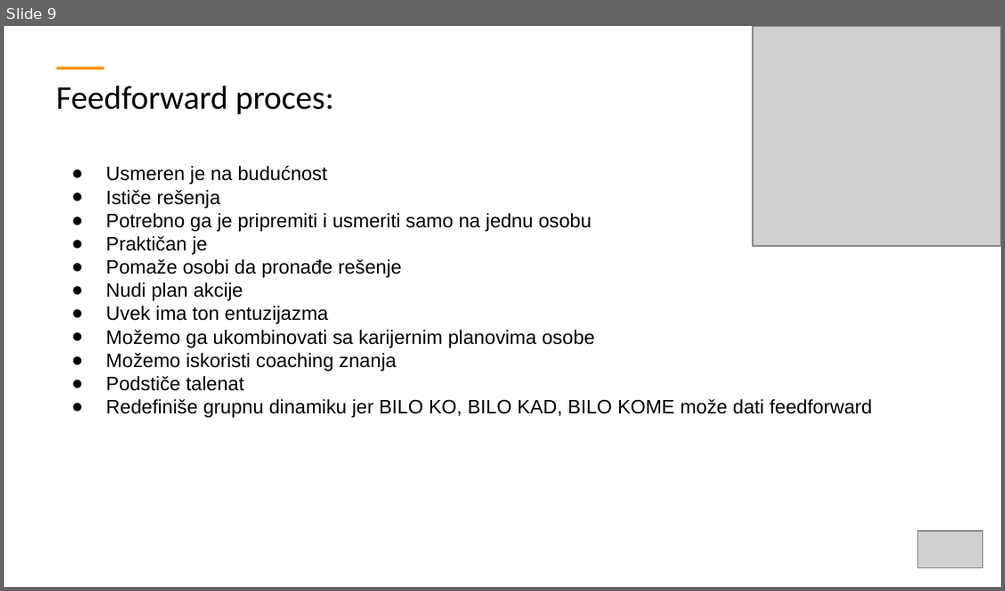
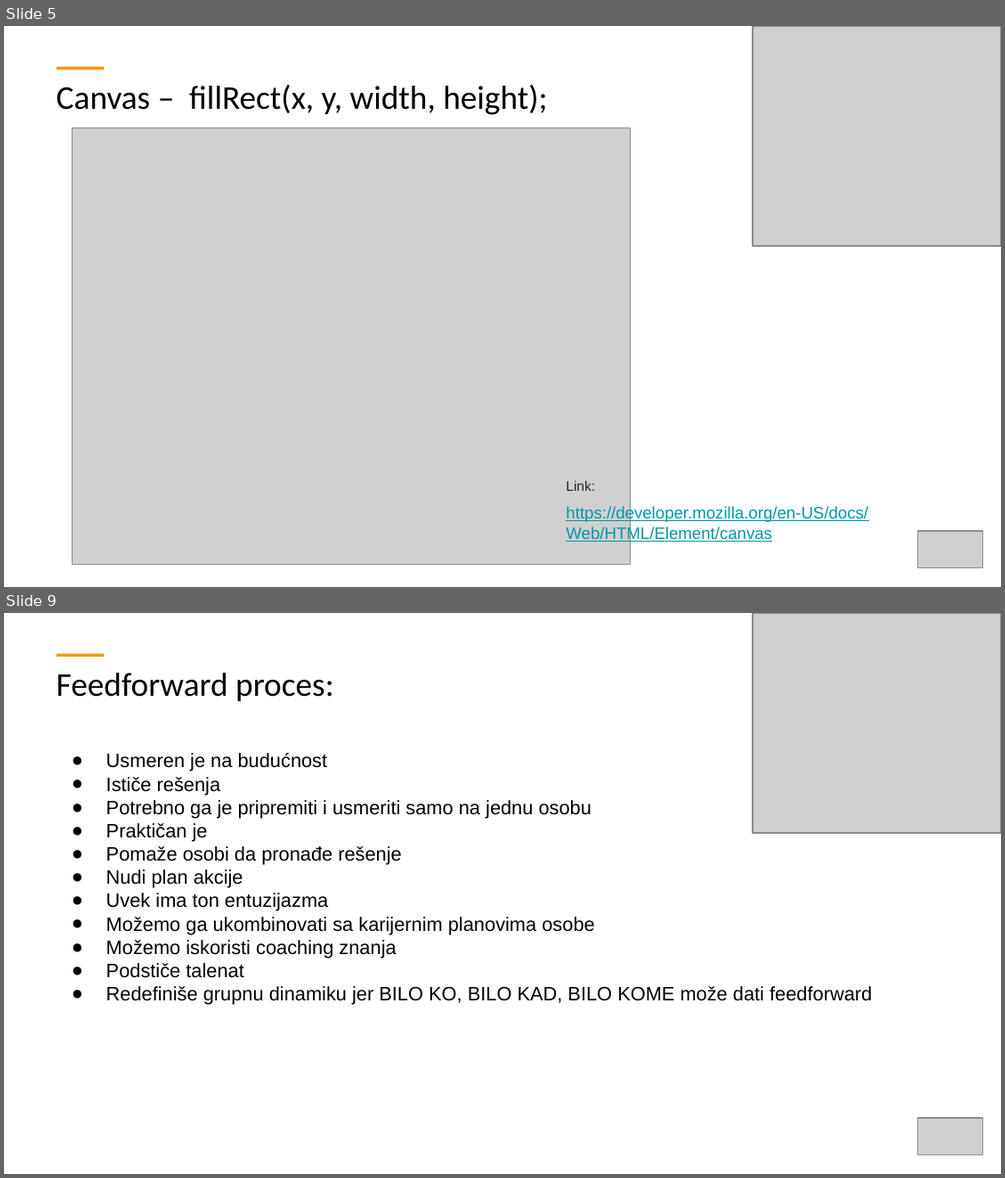
Before and after one commit to ObradovicZ/platformer, a slide deck: TemplateExample - white.pptx. Shown one above the other, each under a label of ours: slide 9 before the commit, slides 5 and 9 after it; the slides between them are not shown. The pictures are 1005x591 and 1005x1178 pixels, drawn with LibreOffice and Linux fonts; fonts in the diff are those of the drawing; grey boxes stand for pictures. Boxes give left, top, right and bottom in pixels: in the first picture for what was removed or moved away, otherwise in the second. Text is boxed around its words. In the diff, an @@ line names an element or a change of style, - is before the commit and + after.

```diff
--- a/TemplateExample - white.pptx
+++ b/TemplateExample - white.pptx
@@ slide 5 added at (4, 26, 1001, 587), background #FFFFFF; not listed: 1 template element that a slide beside it also shows @@
@@ picture added at (752, 26, 1001, 245) @@
@@ title added at (57, 85, 547, 115), 24 pt, text #000000 @@
+Canvas – fillRect(x, y, width, height);
@@ picture added at (72, 128, 630, 565) @@
@@ text added at (566, 506, 868, 542), 12 pt, text #0097A7, underline @@
+https://developer.mozilla.org/en-US/docs/Web/HTML/Element/canvas
@@ text added at (566, 480, 595, 491), 10 pt, text #262626 @@
+Link:
@@ picture added at (918, 531, 983, 567) @@
```
Also in this commit, not shown: 7 other slides added, 8 slides removed, 1 other file.
